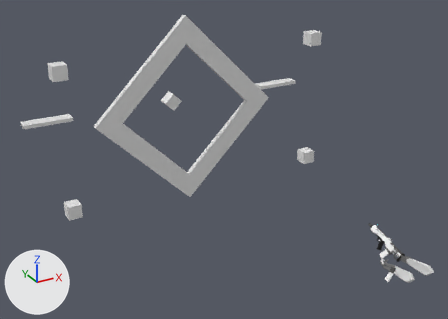
Renders of the Blender file ProtoBullpupRig.blend from each side of a commit.
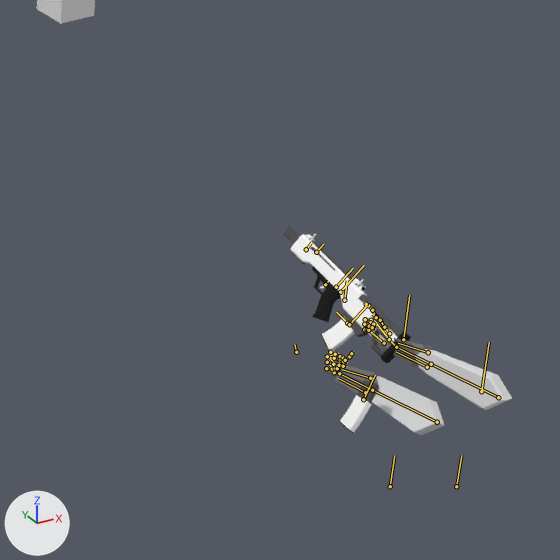
Old and new are each drawn whole from a 50 mm camera at (-38.7, -35.6, 31.7) aimed at (-4.3, 27.0, 0.4) and again close up on the part from 64% to 100% of the width and 49% to 100% of the height. Lighting does not change. The marker at lower left points along +X, +Y and +Z. Both versions are drawn at frame 63 of the action 'ReloadTactical'; the numbers are the values there. The bones that bend it are drawn over the model as lines in the close-ups.

Names of what the first close-up shows: 'Cube', 'IronSights', 'Magazine', 'ProtoBullpup', 'ProtoHandsModel'.
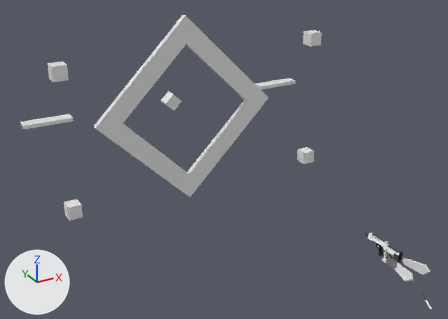
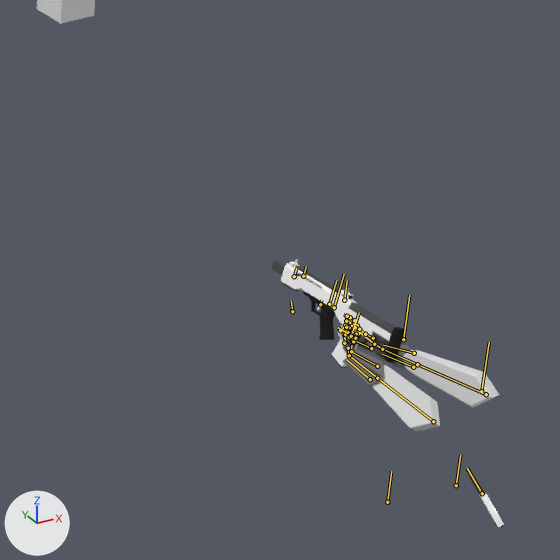
The change, as JSON lines over the scene's bpy script:
```json
{"block": "bone_arm_l", "where": "bone_arm_l = bpy.data.objects['ProtoHandsRig'].pose.bones['Arm.L']  # child of 'Pivot'"}
{"op": "set", "path": "bone_arm_l.location", "old": "(-1.16, 1.58, -0.73)", "new": "(-1.34, 1.78, -0.87)"}
{"block": "bone_pinky1_l", "where": "bone_pinky1_l = bpy.data.objects['ProtoHandsRig'].pose.bones['Pinky1.L']  # child of 'PalmLeft.L'"}
{"op": "set", "path": "bone_pinky1_l.rotation_quaternion", "old": "(0.673, -0.094, 0.04, 0.716)", "new": "(0.71, -0.147, 0.066, 0.675)", "note": "degrees (-4, 11, 93) -> degrees (-7, 17, 86)"}
{"block": "bone_ring2_l", "where": "bone_ring2_l = bpy.data.objects['ProtoHandsRig'].pose.bones['Ring2.L']  # child of 'Ring1.L'"}
{"op": "set", "path": "bone_ring2_l.rotation_quaternion", "old": "(0.943, 0.0, 0.0, 0.278)", "new": "(0.972, 0.0, 0.0, 0.186)", "note": "degrees (0, 0, 33) -> degrees (0, 0, 22)"}
{"block": "bone_ring3_l", "where": "bone_ring3_l = bpy.data.objects['ProtoHandsRig'].pose.bones['Ring3.L']  # child of 'Ring2.L'"}
{"op": "set", "path": "bone_ring3_l.rotation_quaternion", "old": "(0.973, 0.0, 0.0, 0.014)", "new": "(0.974, 0.0, 0.0, 0.135)", "note": "degrees (0, 0, 2) -> degrees (0, 0, 16)"}
{"block": "bone_arm_r", "where": "bone_arm_r = bpy.data.objects['ProtoHandsRig'].pose.bones['Arm.R']  # child of 'Pivot'"}
{"op": "set", "path": "bone_arm_r.location", "old": "(0.6, 1.15, -0.4)", "new": "(0.87, 1.63, -0.31)"}
{"block": "bone_index1_r", "where": "bone_index1_r = bpy.data.objects['ProtoHandsRig'].pose.bones['Index1.R']  # child of 'Hand.R'"}
{"op": "set", "path": "bone_index1_r.rotation_quaternion", "old": "(0.999, 0.0, 0.0, -0.037)", "new": "(0.986, 0.0, 0.0, 0.156)", "note": "degrees (0, 0, -4) -> degrees (0, 0, 18)"}
{"block": "bone_index2_r", "where": "bone_index2_r = bpy.data.objects['ProtoHandsRig'].pose.bones['Index2.R']  # child of 'Index1.R'"}
{"op": "set", "path": "bone_index2_r.rotation_quaternion", "old": "(0.907, 0.0, 0.0, -0.267)", "new": "(0.882, 0.0, 0.0, -0.331)", "note": "degrees (0, 0, -33) -> degrees (0, 0, -41)"}
{"block": "bone_index3_r", "where": "bone_index3_r = bpy.data.objects['ProtoHandsRig'].pose.bones['Index3.R']  # child of 'Index2.R'"}
{"op": "set", "path": "bone_index3_r.rotation_quaternion", "old": "(0.904, 0.0, 0.0, -0.279)", "new": "(0.96, 0.0, 0.0, -0.12)", "note": "degrees (0, 0, -34) -> degrees (0, 0, -14)"}
{"block": "bone_ikpole_r", "where": "bone_ikpole_r = bpy.data.objects['ProtoHandsRig'].pose.bones['IKPole.R']"}
{"op": "set", "path": "bone_ikpole_r.location", "old": "(-1.89, -3.59, 0.62)", "new": "(-1.67, -3.78, 0.41)"}
{"block": "bone_iktarget_l", "where": "bone_iktarget_l = bpy.data.objects['ProtoHandsRig'].pose.bones['IKTarget.L']"}
{"op": "set", "path": "bone_iktarget_l.location", "old": "(-2.29, -0.48, -0.77)", "new": "(-0.84, 0.98, -0.74)"}
{"op": "set", "path": "bone_iktarget_l.rotation_quaternion", "old": "(0.595, -0.239, -0.69, 0.2)", "new": "(0.222, -0.242, -0.879, 0.198)", "note": "degrees (-104, -51, 100) -> degrees (32, -161, -36)"}
{"block": "bone_controller", "where": "bone_controller = bpy.data.objects['ProtoHandsRig'].pose.bones['Controller']  # child of 'Weapon'"}
{"op": "set", "path": "bone_controller.location", "old": "(0.74, -0.34, -3.34)", "new": "(0.55, -0.78, -3.32)"}
{"op": "set", "path": "bone_controller.rotation_quaternion", "old": "(0.902, 0.097, 0.019, -0.29)", "new": "(0.985, -0.025, -0.006, -0.136)", "note": "degrees (10, 6, -35) -> degrees (-3, -1, -16)"}
{"block": "bone_mag2", "where": "bone_mag2 = bpy.data.objects['ProtoHandsRig'].pose.bones['Mag2']  # child of 'Weapon'"}
{"op": "set", "path": "bone_mag2.location", "old": "(-2.34, -0.53, -0.14)", "new": "(-0.22, 0.3, 3.58)"}
{"op": "set", "path": "bone_mag2.rotation_quaternion", "old": "(0.796, -0.249, -0.192, 0.295)", "new": "(0.701, -0.365, -0.281, 0.432)", "note": "degrees (-39, -11, 45) -> degrees (-58, -5, 66)"}
```

What differs and where, as boxes [x1, y1, x2, y2] in the close-ups (560 x 560 px):
```json
{"object": "ProtoHandsModel", "change": "posed", "before": [325, 301, 512, 435], "after": [338, 317, 499, 431], "on screen": "14% narrower, 15% shorter"}
{"object": "ProtoBullpup", "change": "posed", "before": [284, 227, 411, 363], "after": [271, 260, 404, 362], "on screen": "25% shorter"}
{"object": "Magazine", "change": "posed", "before": [321, 317, 379, 433], "after": [331, 335, 505, 528], "on screen": "197% wider, 66% taller"}
{"object": "IronSights", "change": "posed", "before": [306, 234, 364, 286], "after": [289, 259, 350, 297], "on screen": "26% shorter"}
{"bone": "Arm.L", "before": "(437, 422) to (372, 390)", "after": "(433, 421) to (377, 378)"}
{"bone": "Pinky1.L", "before": "(326, 368) to (332, 369)", "after": "(354, 340) to (357, 336)"}
{"bone": "Ring2.L", "before": "(333, 364) to (339, 365)", "after": "(353, 331) to (356, 328)"}
{"bone": "Ring3.L", "before": "(339, 365) to (343, 366)", "after": "(356, 328) to (358, 327)"}
{"bone": "Arm.R", "before": "(498, 397) to (431, 364)", "after": "(486, 394) to (417, 364)"}
{"bone": "Index1.R", "before": "(376, 316) to (372, 310)", "after": "(357, 325) to (354, 320)"}
{"bone": "Index2.R", "before": "(372, 310) to (368, 305)", "after": "(354, 320) to (350, 317)"}
{"bone": "Index3.R", "before": "(368, 305) to (366, 304)", "after": "(350, 317) to (347, 316)"}
{"bone": "IKPole.R", "before": "(456, 486) to (461, 455)", "after": "(456, 485) to (460, 455)"}
{"bone": "IKTarget.L", "before": "(296, 352) to (294, 344)", "after": "(292, 311) to (291, 300)"}
{"bone": "Controller", "before": "(340, 292) to (364, 265)", "after": "(334, 307) to (344, 274)"}
{"bone": "Mag2", "before": "(363, 399) to (375, 375)", "after": "(482, 493) to (467, 468)"}
```
